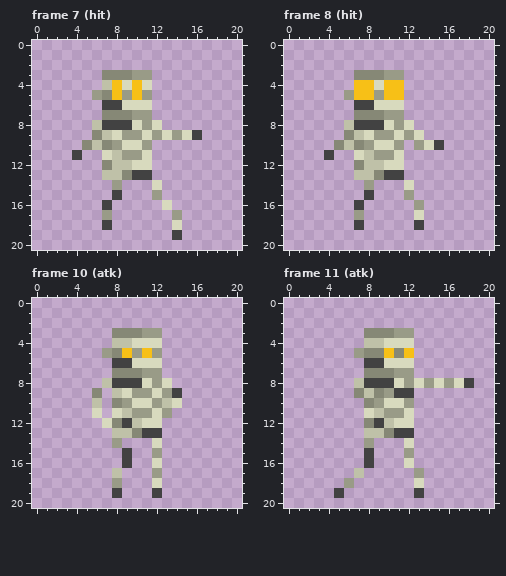
Pixel-art file -- sinkdungeon_resource/OtherTexure/monsterase/monster002anim000.aseprite. Above: the version before the commit.
21x21 pixels, 13 frames. Shown: frame 7 (hit), frame 8 (hit), frame 10 (atk), frame 11 (atk). The commit also changed other frames, which this record leaves out.
Once edited:
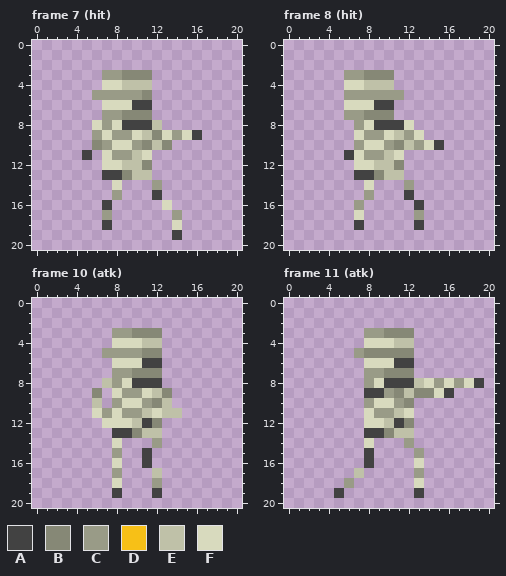
Palette (. is transparent): A #424242  B #868876  C #999b87  D #f7c017  E #bfc1a8  F #d8dabe
Diff:
layer "Layer 1" now hidden
layer "Layer 1 Copy" added
Changed rows in their new state; - is an unchanged pixel.
Frame 7 (hit):
first column x 4:
 3 ---CC-BB--
 4 ---FFEEE--
 5 ---CC-CB--
 6 ---FF-AA--
 7 ---CC-BB--
 8 --FCF-AAE-
 9 --CFC-FEB-
10 -.BCF-CBEB
11 .A--C-E---
12 ---FF-EB--
13 ---AA-EE--
14 ----F---C-
15 ----C---A-
Frame 8 (hit):
first column x 4:
 3 --CC--B.--
 4 --FFEEE.--
 5 ---CC-CC--
 6 --FFFAA.--
 7 --CC--B.--
 8 --.CF-AA--
 9 --.FC-FE--
10 -..CF-CBE-
11 .-A-C-E---
12 ---FF-EB--
13 ---AA-EE--
14 ----F---C-
15 ----C---A-
16 ---C-----A
17 ---F-----C
Frame 10 (atk):
first column x 7:
 3 -CC-BB--
 4 -FF-EE--
 5 -CC-BB--
 6 -FF-AA--
 7 -CC-BB--
 8 -CF-AA.-
 9 -FC-FEB.
10 -CF-CB-.
11 C-C-E-EE
12 -FF-AB--
13 -AA-EE--
14 -F---C--
15 -C.-A.--
16 -F.-A.--
17 -C---E--
18 -F---C--
Frame 11 (atk):
first column x 7:
 3 -CC-BB-------
 4 -FF-EE-------
 5 ---B-B-------
 6 -FF-AA-------
 7 -CC-BB-------
 8 .CF-AAEFCFCFA
 9 .AA-BEBBFA---
10 -CF-CB-------
11 --C-E--------
12 -FF-AB-------
13 -AA-EE-------
14 -F---C-------
15 -----.C------
16 -----.F------
